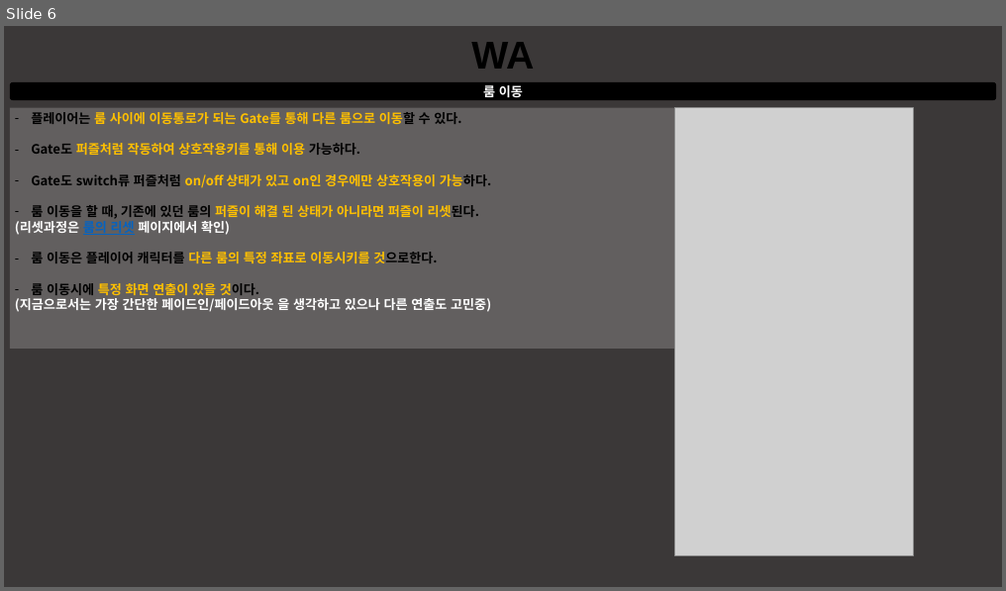
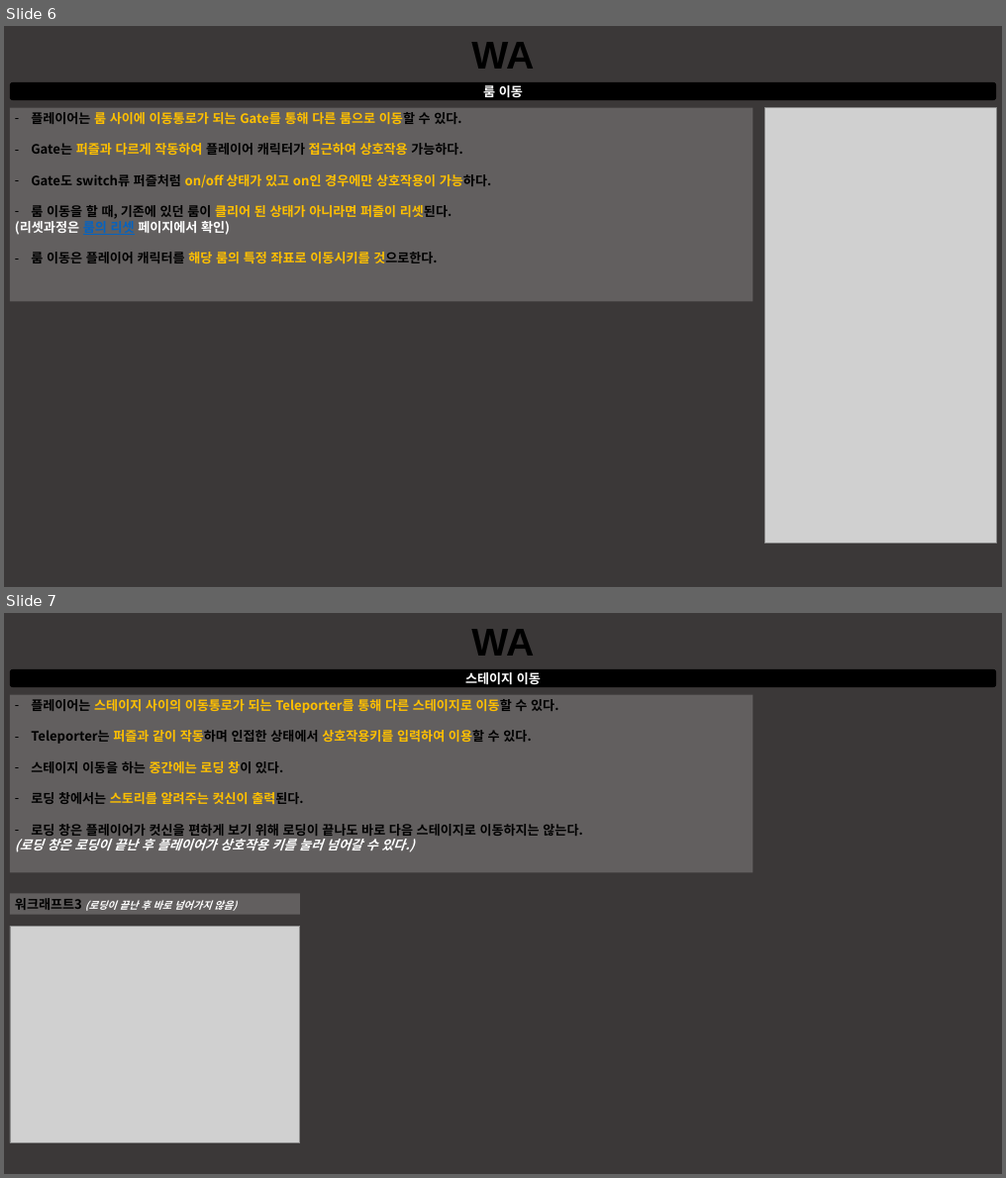
Before and after one commit to taeseongeom/WA, a slide deck: 기획서/신버전/룸 &레벨 관리 시스템.pptx. Shown one above the other, each under a label of ours: slide 6 before the commit, slides 6 and 7 after it. The pictures are 1006x591 and 1006x1178 pixels, drawn with LibreOffice and Linux fonts; fonts in the diff are those of the drawing; grey boxes stand for pictures. Boxes give left, top, right and bottom in pixels: in the first picture for what was removed or moved away, otherwise in the second. Text is boxed around its words. In the diff, an @@ line names an element or a change of style, - is before the commit and + after.

```diff
--- a/기획서/신버전/룸 &레벨 관리 시스템.pptx
+++ b/기획서/신버전/룸 &레벨 관리 시스템.pptx
@@ slide 7 added at <box>4,613,1002,1174</box>, background #3B3838 @@
@@ text added at <box>471,629,534,656</box>, 54 pt, text #000000, bold @@
+WA
@@ rounded rectangle added at <box>10,669,996,687</box>, fill #000000, 18 pt, text #FFFFFF, bold @@
+스테이지 이동
@@ rectangle added at <box>10,695,752,872</box>, fill #FFFFFF at 20% opacity, 18 pt, text #000000, bold @@
+– 플레이어는 스테이지 사이의 이동통로가 되는 Teleporter를 통해 다른 스테이지로 이동할 수 있다.
+– Teleporter는 퍼즐과 같이 작동하며 인접한 상태에서 상호작용키를 입력하여 이용할 수 있다.
+– 스테이지 이동을 하는 중간에는 로딩 창이 있다.
+– 로딩 창에서는 스토리를 알려주는 컷신이 출력된다.
+– 로딩 창은 플레이어가 컷신을 편하게 보기 위해 로딩이 끝나도 바로 다음 스테이지로 이동하지는 않는다.
+(로딩 창은 로딩이 끝난 후 플레이어가 상호작용 키를 눌러 넘어갈 수 있다.)
@@ rectangle added at <box>10,894,300,915</box>, fill #FFFFFF at 20% opacity, 14 pt, text #FFFFFF, bold, italic @@
+워크래프트3 (로딩이 끝난 후 바로 넘어가지 않음)
@@ picture added at <box>10,926,300,1143</box> @@
@@ slide 6 changed as well @@
@@ rectangle "플레이어는 룸 사이에 이동통로가 되는 ...": place and size @@
-rectangle "플레이어는 룸 사이에 이동통로가 되는 ..." at <box>10,108,799,349</box>
+rectangle "플레이어는 룸 사이에 이동통로가 되는 ..." at <box>10,108,752,301</box>
@@ picture removed at <box>675,108,914,556</box> @@
@@ picture added at <box>764,108,996,544</box> @@
@@ text in rectangle at <box>31,143,462,155</box>: text changed; text colour #FFC000 to #000000 @@
-– Gate도 퍼즐처럼 작동하여 상호작용키를 통해 이용 가능하다.
+– Gate는 퍼즐과 다르게 작동하여 플레이어 캐릭터가 접근하여 상호작용 가능하다.
@@ text in rectangle at <box>31,205,451,218</box>: text changed; text colour #FFC000 to #000000 @@
-– 룸 이동을 할 때, 기존에 있던 룸의 퍼즐이 해결 된 상태가 아니라면 퍼즐이 리셋된다.
+– 룸 이동을 할 때, 기존에 있던 룸이 클리어 된 상태가 아니라면 퍼즐이 리셋된다.
@@ text in rectangle at <box>31,252,437,264</box>: text changed; text colour #FFFFFF to #000000 @@
-– 룸 이동은 플레이어 캐릭터를 다른 룸의 특정 좌표로 이동시키를 것으로한다.
-– 룸 이동시에 특정 화면 연출이 있을 것이다.
-(지금으로서는 가장 간단한 페이드인/페이드아웃 을 생각하고 있으나 다른 연출도 고민중)
+– 룸 이동은 플레이어 캐릭터를 해당 룸의 특정 좌표로 이동시키를 것으로한다.
```
Also in this commit, not shown: 5 other slides changed, 1 other slide added, 4 other files.
